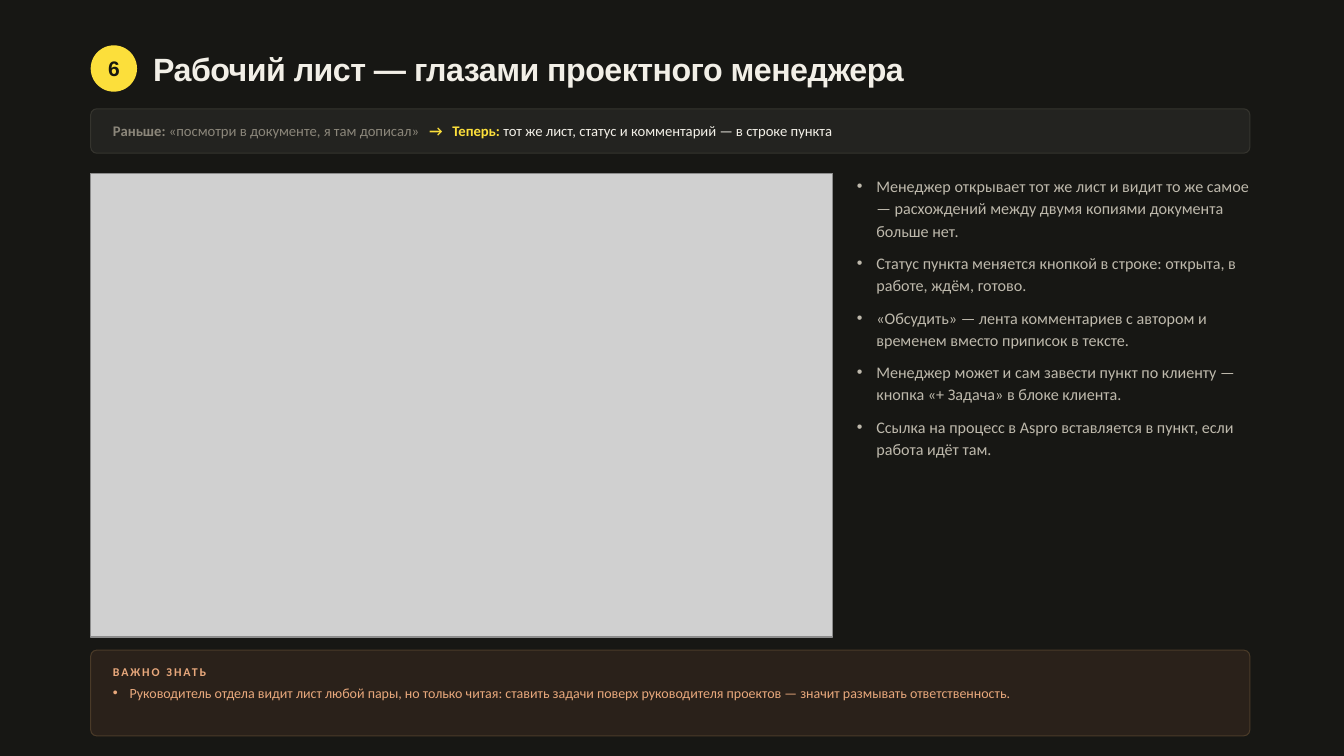
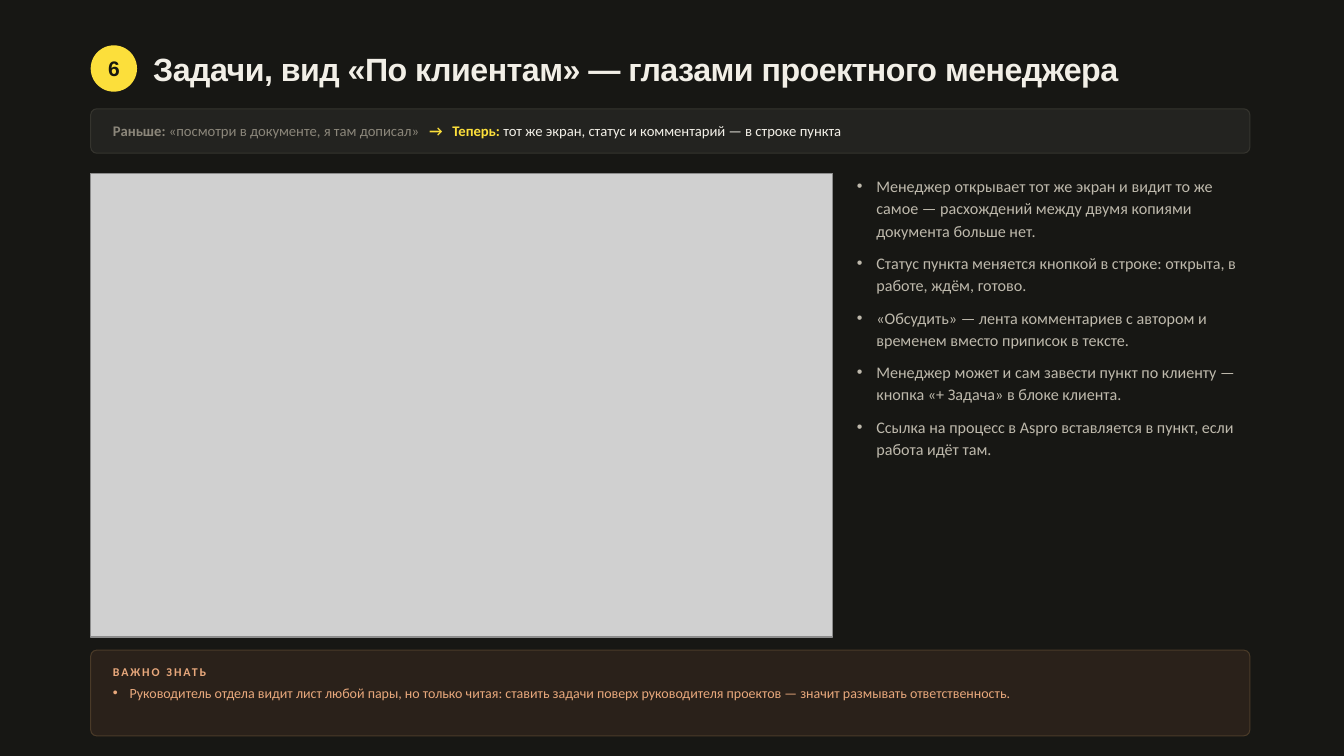
Before and after one commit to ArturFirstow/Colizeum__CRM, a slide deck: slide 11 of docs/Colizeum_Agency_обучение.pptx. Drawn at 1344x756 pixels with LibreOffice and Linux fonts; fonts in the diff are those of the drawing; grey boxes stand for pictures. Boxes give left, top, right and bottom in pixels: in the first picture for what was removed or moved away, otherwise in the second. Text is boxed around its words. In the diff, an @@ line names an element or a change of style, - is before the commit and + after.

```diff
--- a/docs/Colizeum_Agency_обучение.pptx
+++ b/docs/Colizeum_Agency_обучение.pptx
@@ text at [153,58,1118,87]: text changed @@
-Рабочий лист — глазами проектного менеджера
+Задачи, вид «По клиентам» — глазами проектного менеджера
@@ text at [113,126,841,139]: text changed @@
-Раньше: «посмотри в документе, я там дописал» → Теперь: тот же лист, статус и комментарий — в строке пункта
+Раньше: «посмотри в документе, я там дописал» → Теперь: тот же экран, статус и комментарий — в строке пункта
@@ text at [876,181,1213,240]: text changed @@
-• Менеджер открывает тот же лист и видит то же самое — расхождений между двумя копиями документа больше нет.
+• Менеджер открывает тот же экран и видит то же самое — расхождений между двумя копиями документа больше нет.
```
Also in this commit, not shown: 4 other slides changed, 11 other files.
